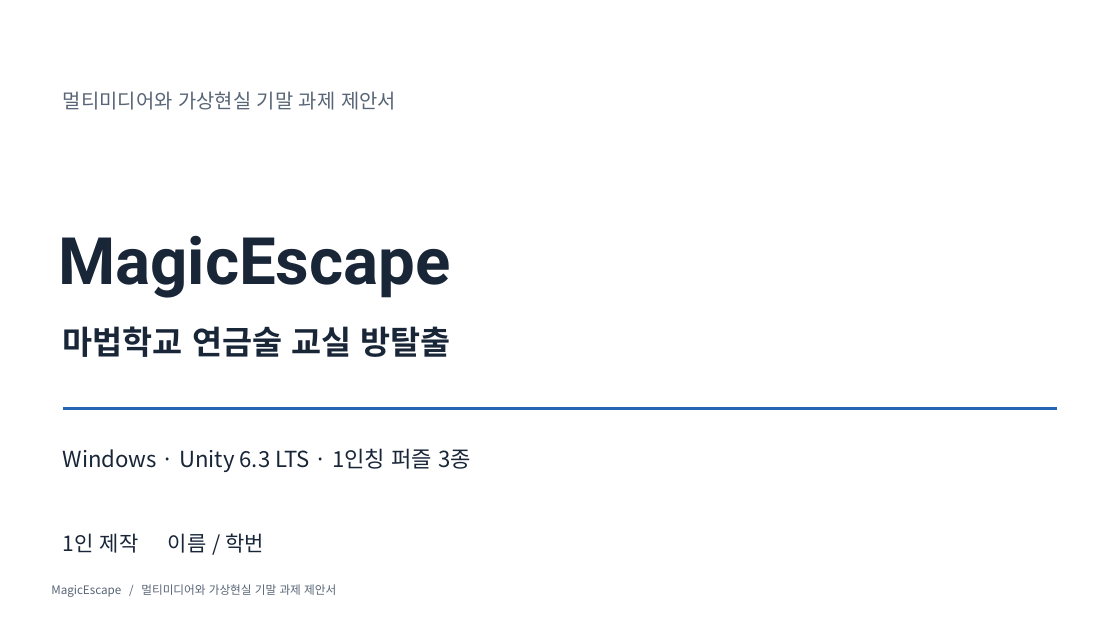
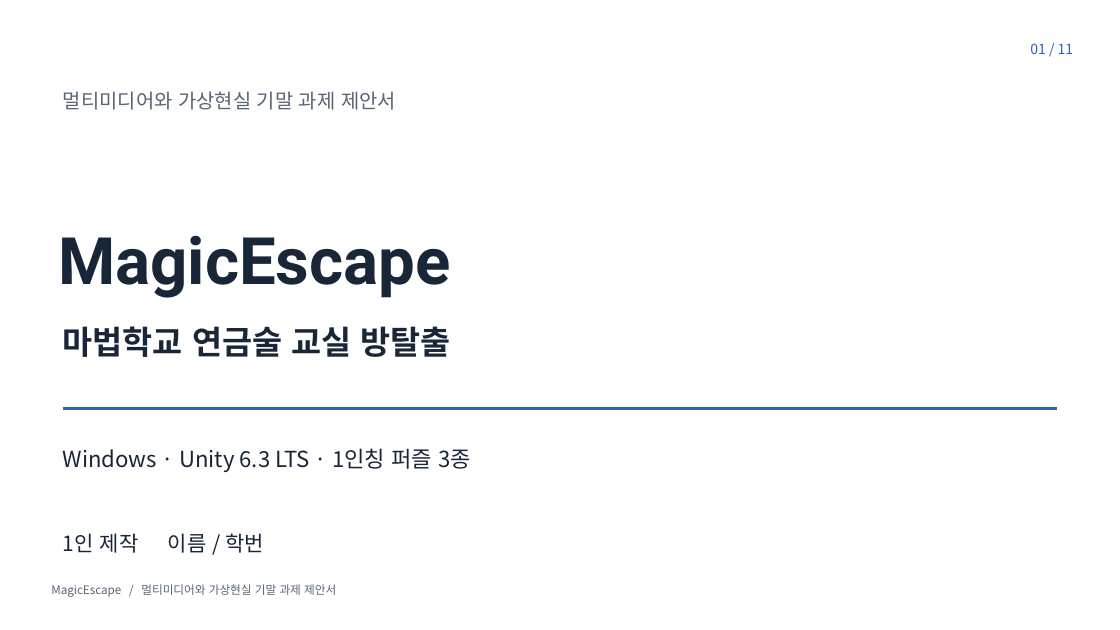
Before and after one commit to NoNamad5196/MagicEscape, a slide deck: slide 1 of presentation/proposal/MagicEscape_제안서.pptx. Drawn at 1120x630 pixels with LibreOffice and Linux fonts; fonts in the diff are those of the drawing. Boxes give left, top, right and bottom in pixels: in the first picture for what was removed or moved away, otherwise in the second. Text is boxed around its words. In the diff, an @@ line names an element or a change of style, - is before the commit and + after.

```diff
--- a/presentation/proposal/MagicEscape_제안서.pptx
+++ b/presentation/proposal/MagicEscape_제안서.pptx
@@ text added at box(1030, 43, 1074, 54), 12 pt, text #2864B4 @@
+01 / 11
```
Also in this commit, not shown: 9 other slides changed, 1 slide added, 2 slides removed, 18 other files.
